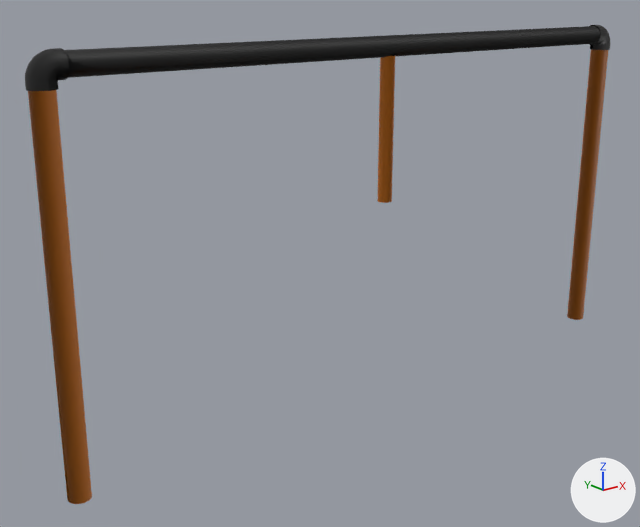
What one commit did to the COLLADA model catkin_ws/src/simulation/assets/robosub2022/meshes/gate.dae.
One viewpoint serves both versions: a camera (50 mm lens) standing at (-1.12, -2.84, 1.83) and looking at (1.26, 0.14, 0.64). The lights are fixed; the arrows at lower right show +X, +Y and +Z. Where no turn or scale is listed for an object, it has been applied to the vertices.

The first picture shows 'center', 'corner_left', 'horizontal_pvc', 'left', 'right'.
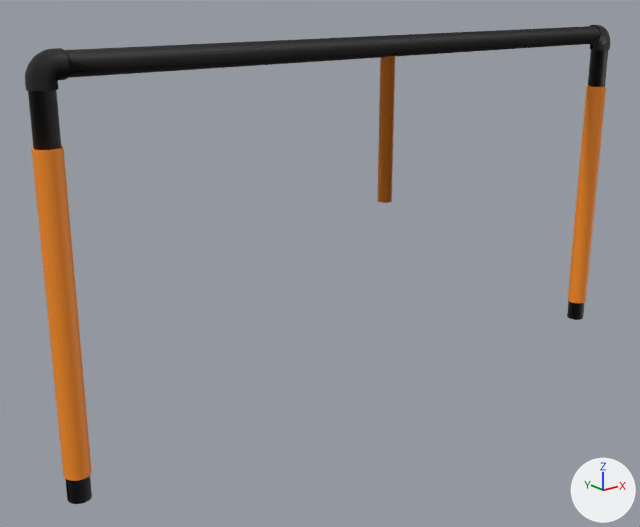
The newer file is also turned or shifted as a whole; pictures and numbers use the older file's frame.

What differs and where, as boxes (x1, y1, x2, y2) in the pictures (640 x 527 px):
'left', recoloured
    both: (28, 90, 92, 504)
'orange_wrap_left', added (orange)
    after: (32, 146, 92, 481)
'right', recoloured
    both: (567, 50, 608, 320)
'orange_wrap_right', added (orange)
    after: (568, 85, 606, 303)

The edits, one by one:
Material 'pvc_black.001' (mat_pvc_black_001) is new.
Its base color is (0.0105, 0.0105, 0.0105) (black #1a1a1a).
Material 'pvc_orange.002' (mat_pvc_orange_002) is new.
Its base color is (0.973, 0.275, 0.0145) (orange #fc8f20).
me_mesh14_003 has 348 vertices, 464 faces and spans x -0.04..0.04, y -0.04..0.04, z 0.0..1.52.
me_mesh14_003 no longer uses material mat_pvc_orange (orange #fc8f20).
me_mesh14_003 now uses material mat_pvc_black_001 (black #1a1a1a).
me_mesh14_000 has 348 vertices, 464 faces and spans x -0.04..0.04, y -0.04..0.04, z 0.0..1.52.
me_mesh14_000 no longer uses material mat_pvc_orange (orange #fc8f20).
me_mesh14_000 now uses material mat_pvc_black (black #1a1a1a).
Mesh me_cylinder is new.
It has 182 vertices, 364 faces and spans x -0.051..0.051, y -0.051..0.051, z 0.0..1.219.
It uses material mat_pvc_orange (orange #fc8f20).
Mesh me_cylinder_001 is new.
It has 182 vertices, 364 faces and spans x -0.051..0.051, y -0.051..0.051, z 0.0..1.219.
It uses material mat_pvc_orange_002 (orange #fc8f20).
Object 'orange_wrap_left' (ob_orange_wrap_left) is new; it shows me_cylinder.
Its location is (0.0, 0.0, 0.102).
Object 'orange_wrap_right' (ob_orange_wrap_right) is new; it shows me_cylinder_001.
Its location is (3.048, 0.0, 0.102).
